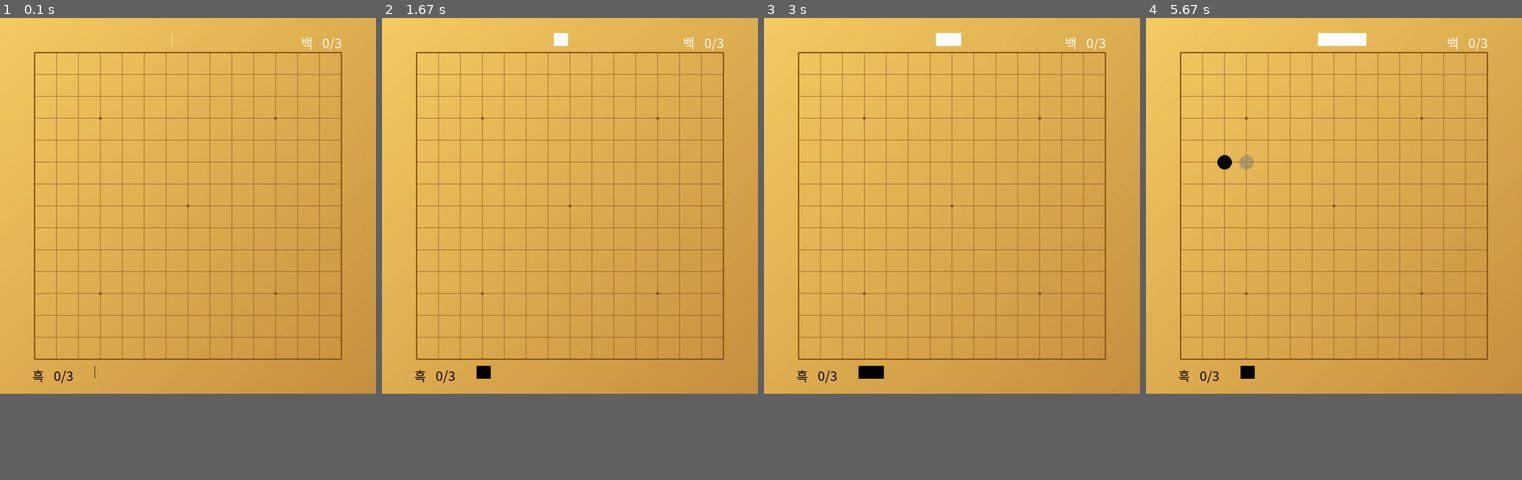
Above: before the commit, frames 1-4 (left to right).
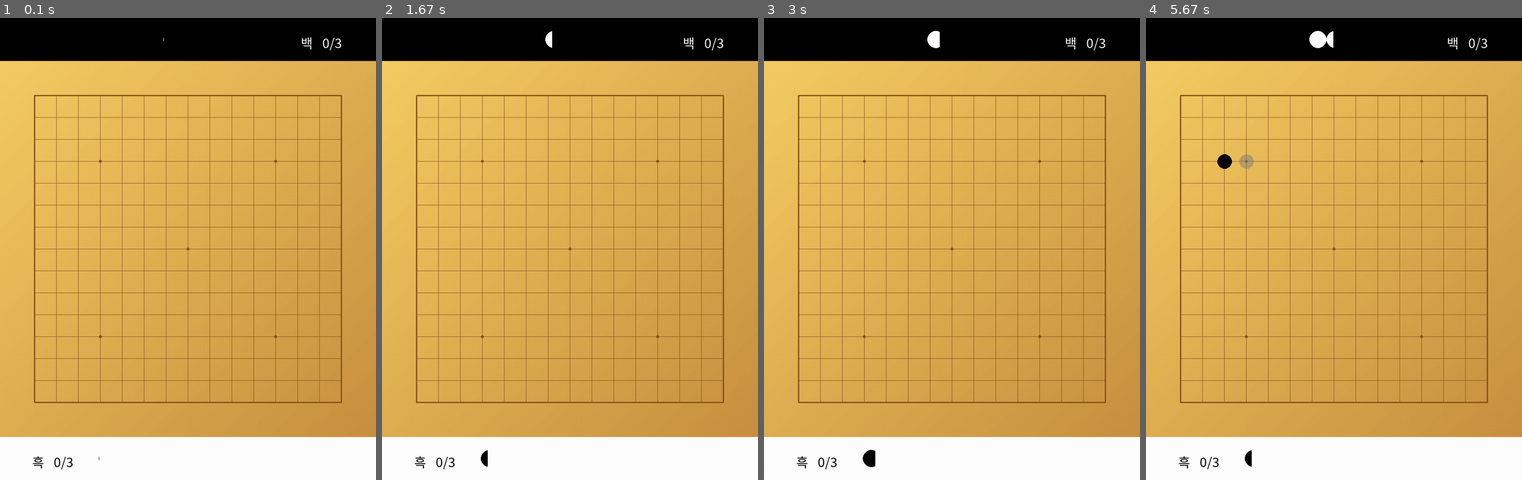
Above: after the commit, the same moments.

Repository: 5001945/LiveOmok
Game: pygame game, started from omok3.py
Two runs of this game, one before a commit and one after it. Both use one fixed random seed, a clock stepped at 60 frames per second and the inputs below.
Inputs (mouse positions are in pixels of both pictures, inside the frame that each line leads up to):
- Up to frame 1 (0.1 s): no input
- Up to frame 2 (1.67 s): click (570, 249) at 0.38 s; click (573, 281) at 0.72 s; click (453, 179) at 1.05 s; click (709, 410) at 1.38 s
- Up to frame 3 (3 s): click (959, 91) at 1.72 s; click (933, 369) at 2.05 s; click (797, 96) at 2.38 s; click (899, 151) at 2.72 s
- Up to frame 4 (5.67 s): click (1334, 96) at 3.05 s; click (1450, 239) at 3.38 s; click (1412, 165) at 3.72 s; click (1224, 161) at 4.05 s; click (1349, 230) at 4.38 s; click (1224, 221) at 4.72 s; click (1277, 382) at 5.05 s; click (1251, 165) at 5.38 s
In our replay, the window is 732x732 before the commit and 732x900 after it. These sizes can differ from the game's own. Grey fills any space a smaller window leaves; there, only what the larger window draws over its background counts as a difference.

The runs differ from the first frame. In frame 1, 22% of the frame differs, in the area x 0-100%, y 0-98%; in frame 2, 23%; in frame 3, 23%; in frame 4, 23%.

Commit message:
Improved UI
Added cursors(not transparent), Changed black and white gauge, Added new scoreboard

Diff:
--- a/animations.py
+++ b/animations.py
@@ -50,7 +50,7 @@
             self.parent.board.game.displaysurf,
             self.parent.team.color(),
             self.parent.rect.center,
-            17, 0
+            17
         )
         # return gfxdraw.filled_circle(
         #     self.parent.board.game.displaysurf,
@@ -109,5 +109,5 @@
             self.parent.board.game.displaysurf,
             self.parent.team.color(),
             self.parent.rect.center,
-            17, 0
+            17
         )
--- /dev/null
+++ b/cursor.py
@@ -0,0 +1,37 @@
+import pygame
+
+cursor_zero_strings = (               #sized 40x40
+  "XX                      ",
+  "XXX                     ",
+  "XXXX                    ",
+  "XX.XX                   ",
+  "XX..XX                  ",
+  "XX...XX                 ",
+  "XX....XX                ",
+  "XX.....XX               ",
+  "XX......XX              ",
+  "XX.......XX             ",
+  "XX........XX            ",
+  "XX........XXX           ",
+  "XX......XXXXX           ",
+  "XX.XXX..XX              ",
+  "XXXX XX..XX             ",
+  "XX   XX..XX             ",
+  "     XX..XX             ",
+  "      XX..XX            ",
+  "      XX..XX            ",
+  "       XXXX             ",
+  "       XX               ",
+  "                        ",
+  "                        ",
+  "                        ")
+cursor_zero_surface = pygame.Surface((40, 40), flags=pygame.SRCALPHA)
+cursor_zero_surface.fill((0, 0, 0, 0))
+cursor_zero_image = pygame.image.load("cursor_0_binary.png").convert_alpha()
+cursor_zero_surface.blit(cursor_zero_image, (0, 0))
+# cursor_one: pygame.Cursor = pygame.cursors.Cursor(
+#     (24, 24),
+#     (0, 0),
+#     *pygame.cursors.compile(cursor_one_strings)
+# )
+cursor_zero = pygame.Cursor((20, 20), cursor_zero_surface)
--- a/omok3.py
+++ b/omok3.py
@@ -44,8 +44,12 @@
 
     def __init__(self) -> None:
         pygame.init()
+
+        # from cursor import cursor_zero, cursor_zero_surface
+        # pygame.mouse.set_cursor(cursor_zero)
+
         pygame.display.set_caption("Real-time Chilmok, or Omok")  # 창 제목 설정
-        self.displaysurf = pygame.display.set_mode((875, 875))
+        self.displaysurf = pygame.display.set_mode((875, 1075))
         self.clock = pygame.time.Clock()
         self.background = pygame.image.load("board-PIL.png")
         self.dotum = pygame.font.SysFont("dotum", 30)
@@ -63,8 +67,20 @@
         mouse_over_shadow.fill((255, 255, 255, 0))  # RGBA : totally transparent
         mouse_over_shadow.set_alpha(128)
         while True:
-            self.displaysurf.blit(self.background, (0, 0))
-
+            # 고정된 그림: 백 점수판, 배경, 흑 점수판
+            pygame.draw.rect(
+                self.displaysurf,
+                Color.BLACK.value,
+                [(0, 0), (875, 100)]
+            )
+            self.displaysurf.blit(self.background, (0, 100))
+            pygame.draw.rect(
+                self.displaysurf,
+                Color.WHITE.value,
+                [(0, 975), (875, 100)]
+            )
+
+            # 마우스 이벤트
             for event in pygame.event.get():
                 if event.type == pygame.MOUSEBUTTONDOWN:
                     pos = pygame.mouse.get_pos()
@@ -112,10 +128,12 @@
             black_5, white_5 = self.board.count_5_connected()
             black_score = self.dotum.render(f"{black_5}/3", True, (0, 0, 0))
             white_score = self.dotum.render(f"{white_5}/3", True, (255, 255, 255))
-            self.displaysurf.blit(self.black_heuk, (75, 810))
+            self.displaysurf.blit(self.black_heuk, (75, 1010))
             self.displaysurf.blit(self.white_baek, (700, 35))
-            self.displaysurf.blit(black_score, (125, 810))
+            self.displaysurf.blit(black_score, (125, 1010))
             self.displaysurf.blit(white_score, (750, 35))
+            # from cursor import cursor_zero, cursor_zero_surface
+            # self.displaysurf.blit(cursor_zero_surface, (200, 200))
 
             # 게이지 표시
             if self.black_gauge < 3:
@@ -136,15 +154,30 @@
             self.clock.tick(Game.FPS)
 
     def draw_gauge(self):
+        # 기본 돌 3개
+        for i in range(3):
+            pygame.draw.circle(
+                self.displaysurf,
+                (0, 0, 0),
+                (250 + 40*i, 1025),
+                20
+            )
+            pygame.draw.circle(
+                self.displaysurf,
+                (255, 255, 255),
+                (400 + 40*i, 50),
+                20
+            )
+        # 가리개를 통해 원의 일부를 가려서 활꼴을 그린다
+        pygame.draw.rect(
+            self.displaysurf,
+            (255, 255, 255),
+            (230 + self.black_gauge * 40, 1000, (3.0 - self.black_gauge) * 40 + 10, 50)
+        )
         pygame.draw.rect(
             self.displaysurf,
             (0, 0, 0),
-            (220, 810, self.black_gauge * 80, 30)
-        )
-        pygame.draw.rect(
-            self.displaysurf,
-            (255, 255, 255),
-            (400, 35, self.white_gauge * 80, 30)
+            (380 + self.white_gauge * 40, 25, (3.0 - self.white_gauge) * 40 + 10, 50)
         )
 
 
@@ -193,7 +226,7 @@
 
     @property
     def rect(self) -> Rect:
-        return pygame.Rect(56 + 51 * self.x, 56 + 51 * self.y, 51, 51)
+        return pygame.Rect(56 + 51 * self.x, 156 + 51 * self.y, 51, 51)
 
     @property
     def state(self) -> State:
--- a/pygame_ex.py
+++ /dev/null
@@ -1,54 +0,0 @@
-import sys
-from enum import Enum
-
-import pygame
-from pygame.locals import *
-
-from animations import SpaceAnimation
-
-
-class Color(Enum):
-    BLUE = (0, 0, 255)
-    RED = (255, 0, 0)
-    GREEN = (0, 255, 0)
-    BLACK = (0, 0, 0)
-    WHITE = (255, 255, 255)
-
-class Team(Enum):
-    NONE = 0
-    BLACK = 1
-    WHITE = 2
-
-FPS = 30
-
-
-class Space:
-    def __init__(self) -> None:
-        self.team: Team = Team.NONE
-        self.turn: int | None = None
-        self.animation = SpaceAnimation(self)
-
-    # def move_animation(total_frame: int):
-        # yield
-
-
-def main():
-    pygame.init()
-    pygame.display.set_caption("Pygame Example")  # 창 제목 설정
-    displaysurf = pygame.display.set_mode((640, 480))
-    clock = pygame.time.Clock()
-
-    while True:
-        for event in pygame.event.get():
-            if event.type == QUIT:
-                pygame.quit()
-                sys.exit()
-        displaysurf.fill(Color.WHITE)
-        pygame.draw.arc()
-
-        pygame.display.update()
-        clock.tick(FPS)
-
-
-if __name__ == '__main__':
-    main()
Not shown, changed: README.md
Binary file added: cursor_0_binary.png
Binary file added: cursor_3.png
